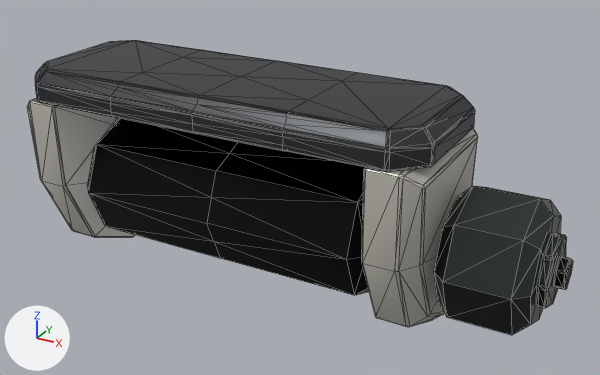
One commit to the glTF model assets/export/models/bastion.bay_hinge.glb: the scene before it, then after it.
Rendered twice from a camera (50 mm lens) standing at (1.327, -2.042, 0.901) and looking at (0.182, 0.041, -0.14). The lights are fixed; the arrows at lower left show +X, +Y and +Z. The older version comes first. Mesh edges are drawn as thin lines.
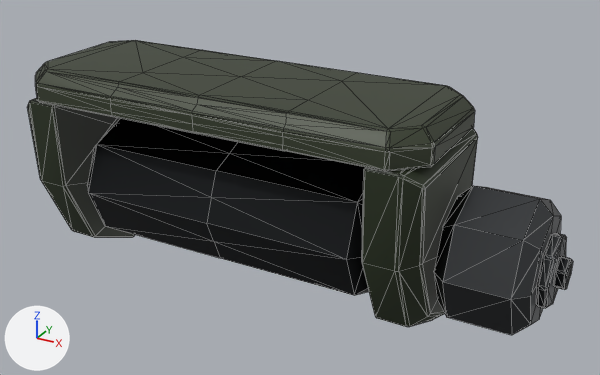
The newer file is also rescaled (x4.5) as a whole; pictures and numbers use the older file's frame.

What differs and where, as boxes [x1, y1, x2, y2] in the pictures (600 x 375 px):
'Mesh_0', surface changed: [27, 70, 570, 327] in both

The change, as a list of edits to the scene's bpy script:
```text
Change mat_armor:
    where n0 = _N.new('ShaderNodeBsdfPrincipled'); n0.name = 'Principled BSDF'
    n0.inputs[2].default_value: 0.35 -> 0.55  # 'Roughness'
    where n2 = _N.new('ShaderNodeMix'); n2.name = 'Mix'
    n2.inputs[7].default_value: (0.57, 0.554, 0.492, 1.0) -> (0.0245, 0.0363, 0.0153, 1.0)  # 'B', light grey #c7c4ba -> 'B', dark green #2b3621
Change mat_armor2:
    where n0 = _N.new('ShaderNodeBsdfPrincipled'); n0.name = 'Principled BSDF'
    remove n0.inputs[2].default_value = 0.38  # 'Roughness'
```
